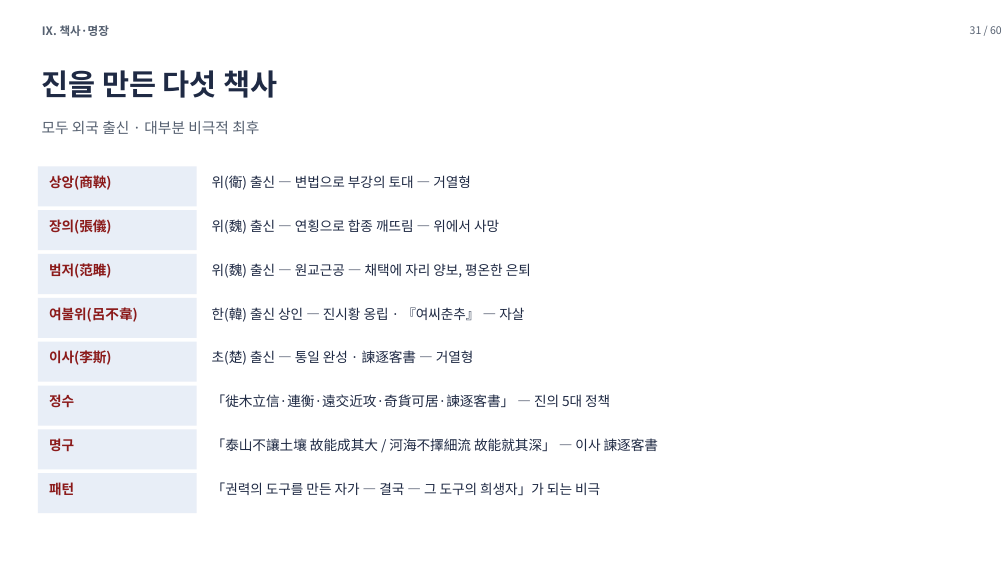
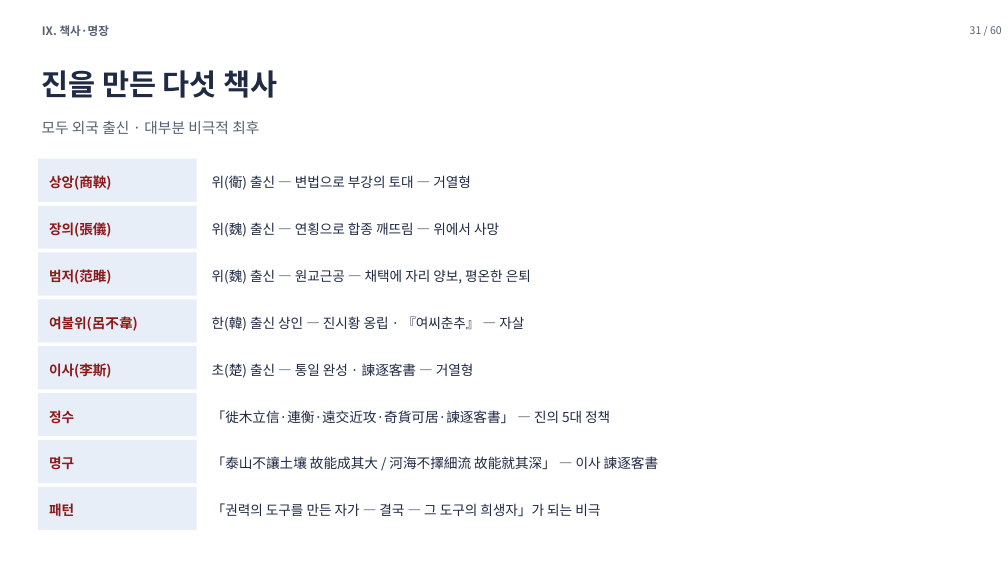
Before and after one commit to hpark1947/Oriental-Classics2, a slide deck: slide 31 of 발표자료/전국책.pptx. Drawn at 1008x567 pixels with LibreOffice and Linux fonts; fonts in the diff are those of the drawing. Boxes give left, top, right and bottom in pixels: in the first picture for what was removed or moved away, otherwise in the second. Text is boxed around its words. In the diff, an @@ line names an element or a change of style, - is before the commit and + after.

```diff
--- a/발표자료/전국책.pptx
+++ b/발표자료/전국책.pptx
@@ rectangle: place and size @@
-rectangle at [38, 166, 197, 206]
+rectangle at [38, 159, 197, 202]
@@ rectangle: place and size @@
-rectangle at [38, 210, 197, 250]
+rectangle at [38, 206, 197, 249]
@@ rectangle: place and size @@
-rectangle at [38, 298, 197, 338]
+rectangle at [38, 299, 197, 343]
@@ rectangle: place and size @@
-rectangle at [38, 342, 197, 382]
+rectangle at [38, 346, 197, 389]
@@ rectangle: place and size @@
-rectangle at [38, 386, 197, 426]
+rectangle at [38, 393, 197, 436]
@@ 2 texts, 1 rectangle: place and size @@
-2 texts, 1 rectangle at [38, 430, 659, 495]
+2 texts, 1 rectangle at [38, 440, 659, 516]
@@ text "명구": place and size @@
-text "명구" at [49, 438, 74, 452]
+text "명구" at [49, 456, 74, 470]
@@ rectangle: place and size @@
-rectangle at [38, 473, 197, 513]
+rectangle at [38, 487, 197, 530]
@@ vertical alignment top to middle in 15 elements at [212, 316, 524, 331], [212, 269, 531, 284], [212, 363, 474, 378], [212, 222, 499, 237], [212, 410, 610, 423], [49, 222, 112, 237], [49, 269, 112, 284], [212, 456, 659, 469], [49, 175, 112, 190], [49, 316, 138, 331], [212, 503, 600, 516], [49, 363, 112, 378], [49, 410, 74, 424], [49, 456, 74, 470], [49, 503, 74, 516] @@
@@ text "패턴": place and size @@
-text "패턴" at [49, 482, 74, 495]
+text "패턴" at [49, 503, 74, 516]
```
Also in this commit, not shown: 58 other slides changed, 1 other file.
